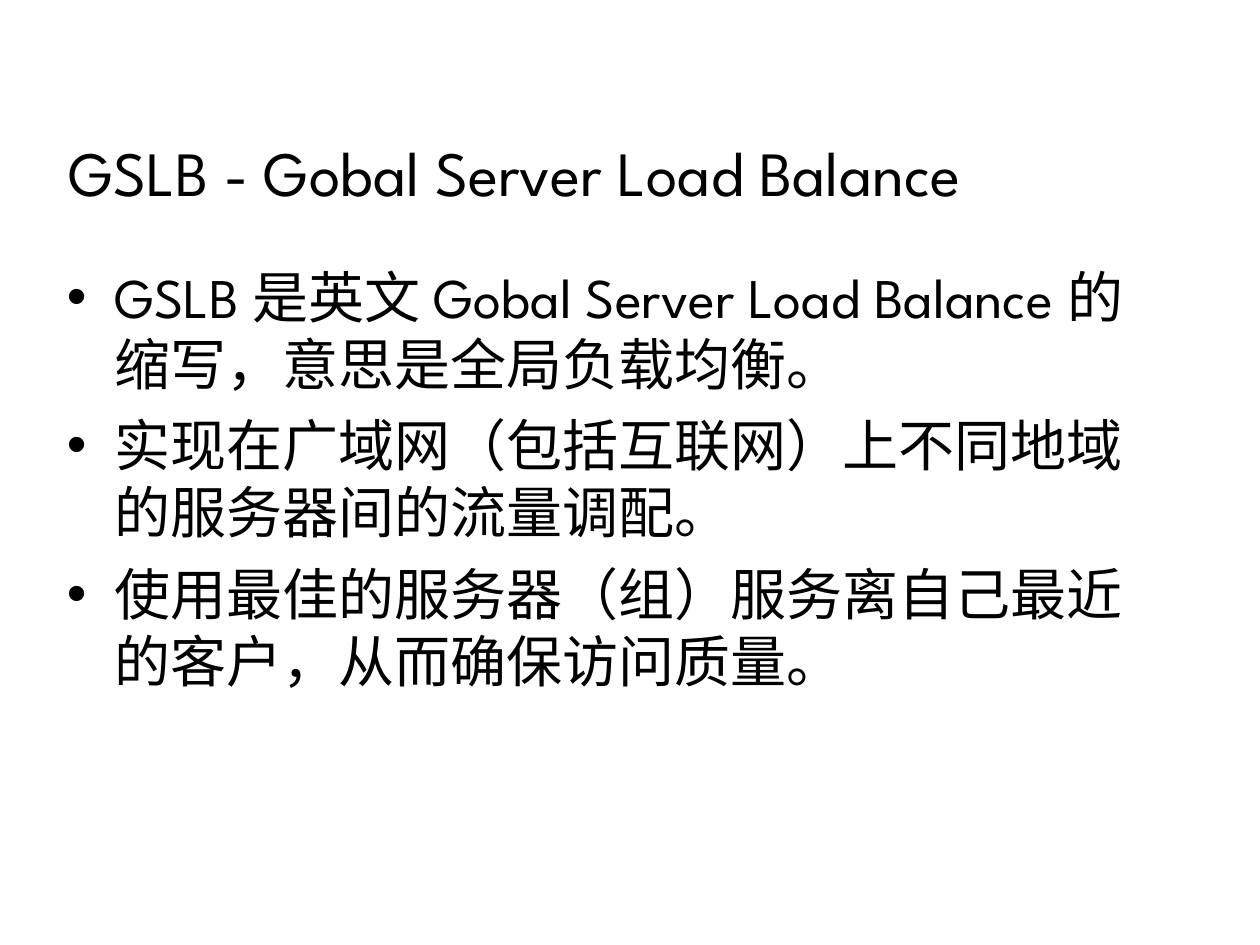
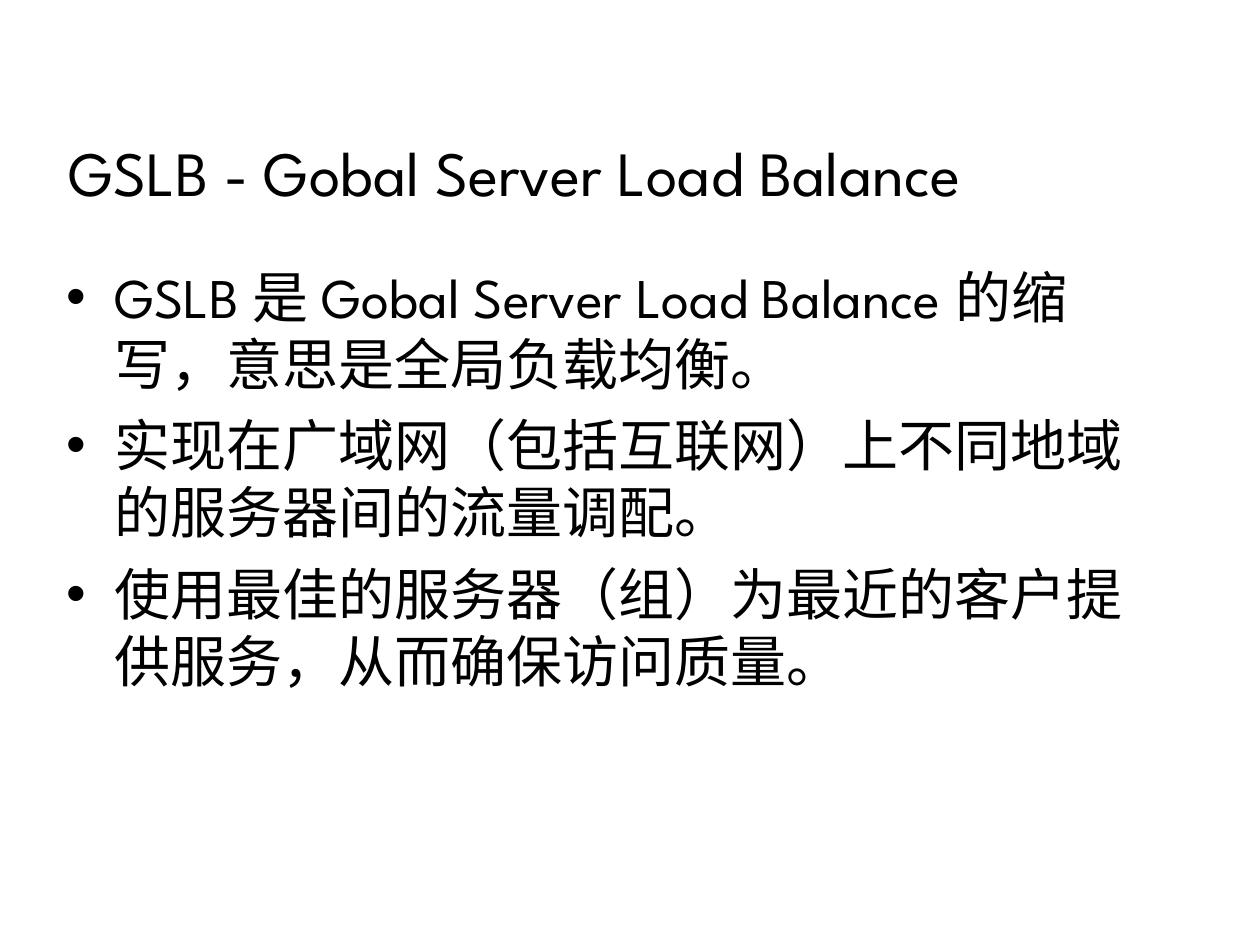
Before and after one commit to 7KjN3mHq/bluedata, a slide deck: slide 3 of system/01总览/架构/网站集群架构.ppt. Drawn at 1260x945 pixels with LibreOffice and Linux fonts; fonts in the diff are those of the drawing; background and template pictures are left out. Boxes give left, top, right and bottom in pixels: in the first picture for what was removed or moved away, otherwise in the second. Text is boxed around its words. In the diff, an @@ line names an element or a change of style, - is before the commit and + after.

```diff
--- a/system/01总览/架构/网站集群架构.ppt
+++ b/system/01总览/架构/网站集群架构.ppt
@@ text at bbox=[114, 271, 1068, 391]: text changed @@
-• GSLB 是英文 Gobal Server Load Balance 的缩写，意思是全局负载均衡。
+• GSLB 是 Gobal Server Load Balance 的缩写，意思是全局负载均衡。
@@ text at bbox=[114, 567, 1122, 688]: text changed @@
-• 使用最佳的服务器（组）服务离自己最近的客户，从而确保访问质量。
+• 使用最佳的服务器（组）为最近的客户提供服务，从而确保访问质量。
```
Also in this commit, not shown: 9 other slides changed, 3 slides added, 6 other files.
